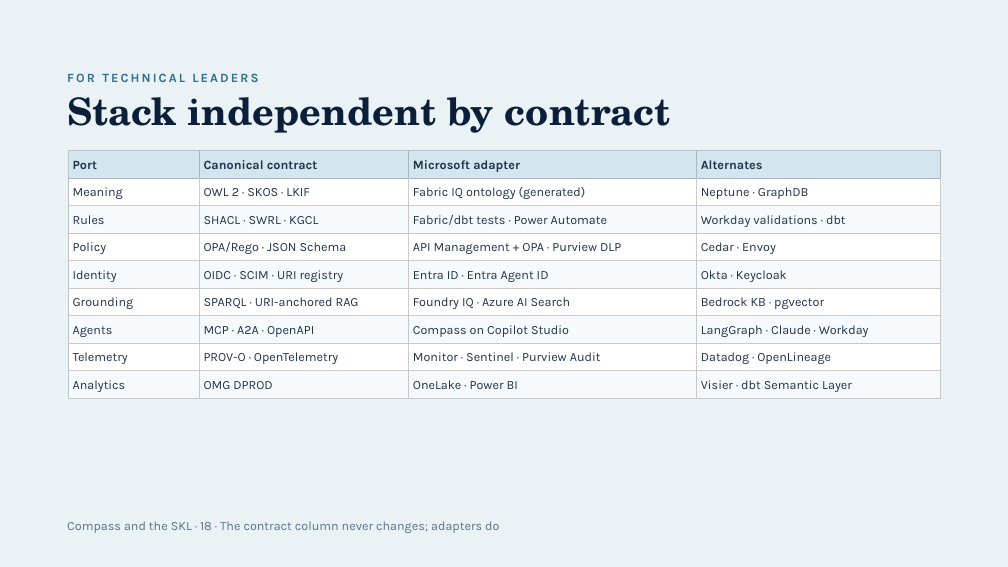
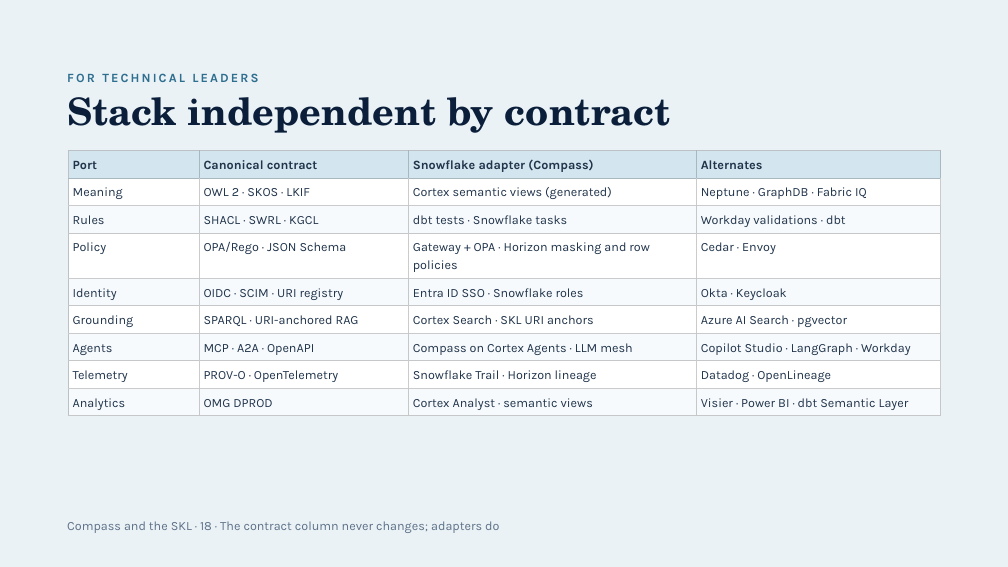
Before and after one commit to jeffw5/Digital-Twins, a slide deck: slide 18 of PEO/Semantic Architecture/Compass and the SKL.pptx. Drawn at 1008x567 pixels with LibreOffice and Linux fonts; fonts in the diff are those of the drawing. Boxes give left, top, right and bottom in pixels: in the first picture for what was removed or moved away, otherwise in the second. Text is boxed around its words. In the diff, an @@ line names an element or a change of style, - is before the commit and + after.

```diff
--- a/PEO/Semantic Architecture/Compass and the SKL.pptx
+++ b/PEO/Semantic Architecture/Compass and the SKL.pptx
@@ table at [68,150,941,416] @@
-row 1, column 3: Microsoft adapter
+row 1, column 3: Snowflake adapter (Compass)
-row 2, column 3: Fabric IQ ontology (generated)
+row 2, column 3: Cortex semantic views (generated)
-row 2, column 4: Neptune · GraphDB
+row 2, column 4: Neptune · GraphDB · Fabric IQ
-row 3, column 3: Fabric/dbt tests · Power Automate
+row 3, column 3: dbt tests · Snowflake tasks
-row 4, column 3: API Management + OPA · Purview DLP
+row 4, column 3: Gateway + OPA · Horizon masking and row policies
-row 5, column 3: Entra ID · Entra Agent ID
+row 5, column 3: Entra ID SSO · Snowflake roles
-row 6, column 3: Foundry IQ · Azure AI Search
+row 6, column 3: Cortex Search · SKL URI anchors
-row 6, column 4: Bedrock KB · pgvector
+row 6, column 4: Azure AI Search · pgvector
-row 7, column 3: Compass on Copilot Studio
+row 7, column 3: Compass on Cortex Agents · LLM mesh
-row 7, column 4: LangGraph · Claude · Workday
+row 7, column 4: Copilot Studio · LangGraph · Workday
-row 8, column 3: Monitor · Sentinel · Purview Audit
+row 8, column 3: Snowflake Trail · Horizon lineage
-row 9, column 3: OneLake · Power BI
+row 9, column 3: Cortex Analyst · semantic views
-row 9, column 4: Visier · dbt Semantic Layer
+row 9, column 4: Visier · Power BI · dbt Semantic Layer
```
Also in this commit, not shown: 5 other slides changed, 17 other files.
